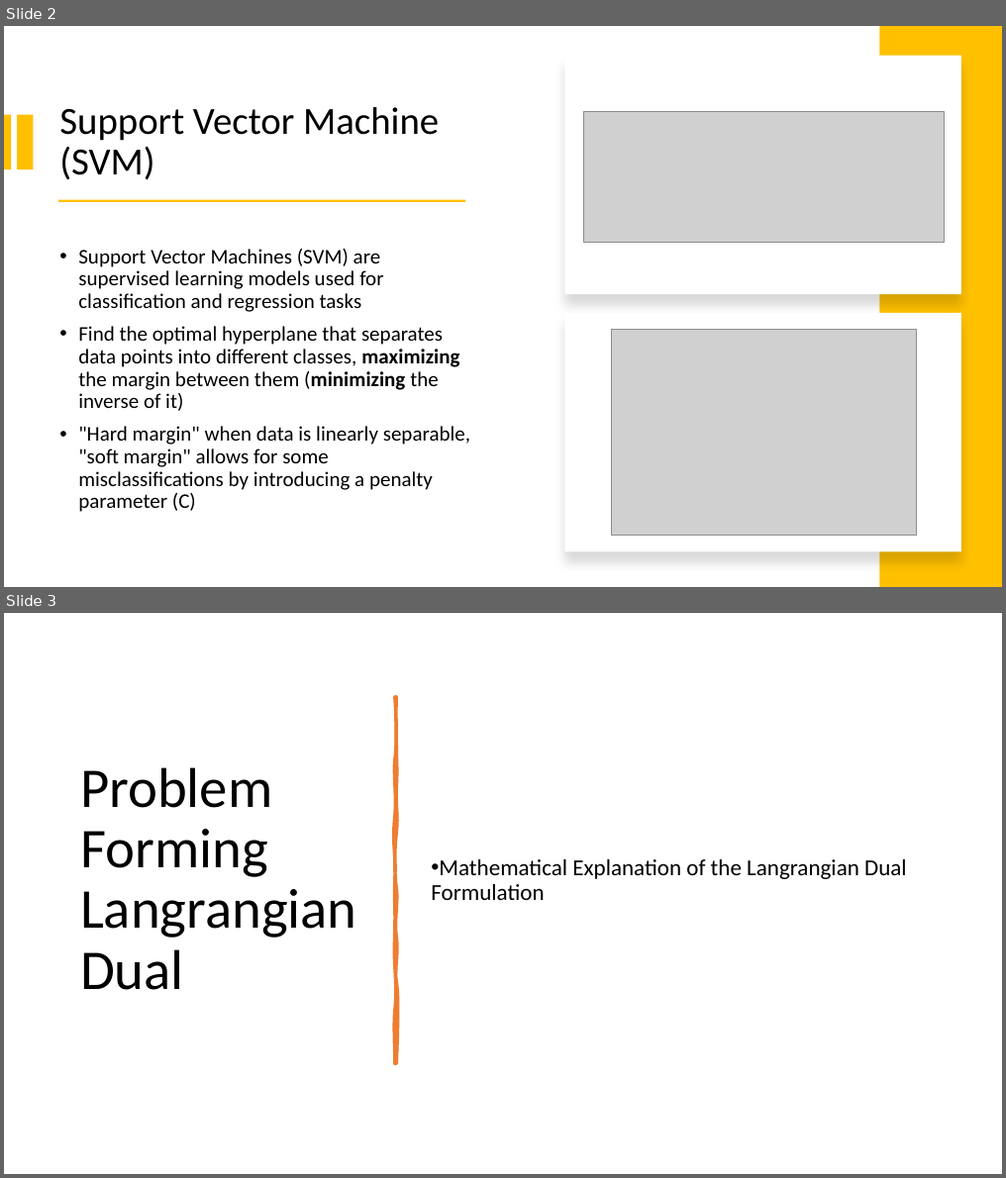
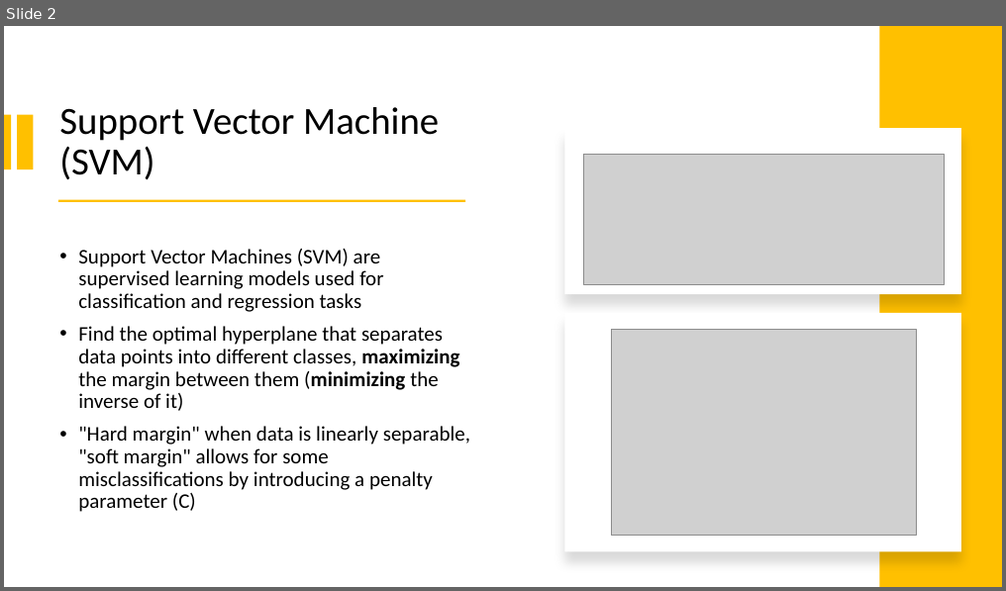
Before and after one commit to bidlekm/Optimization_2, a slide deck: presentation.pptx. Shown one above the other, each under a label of ours: slides 2 and 3 before the commit, slide 2 after it. The pictures are 1006x1178 and 1006x591 pixels, drawn with LibreOffice and Linux fonts; fonts in the diff are those of the drawing; grey boxes stand for pictures. Boxes give left, top, right and bottom in pixels: in the first picture for what was removed or moved away, otherwise in the second. Text is boxed around its words. In the diff, an @@ line names an element or a change of style, - is before the commit and + after.

```diff
--- a/presentation.pptx
+++ b/presentation.pptx
@@ slide 3 removed at (4, 613, 1002, 1174), background #FFFFFF @@
@@ freeform shape removed at (395, 697, 396, 1063) @@
@@ title removed at (80, 767, 357, 990) @@
-Problem Forming Langrangian Dual
@@ text removed at (431, 860, 907, 900) @@
-• Mathematical Explanation of the Langrangian Dual Formulation
@@ slide 2 changed as well @@
@@ rectangle: place and size @@
-rectangle at (564, 55, 961, 294)
+rectangle at (564, 128, 961, 294)
@@ picture: place and size @@
-picture at (584, 111, 944, 242)
+picture at (584, 155, 944, 285)
```
Also in this commit, not shown: 3 other slides changed, 3 slides added.
